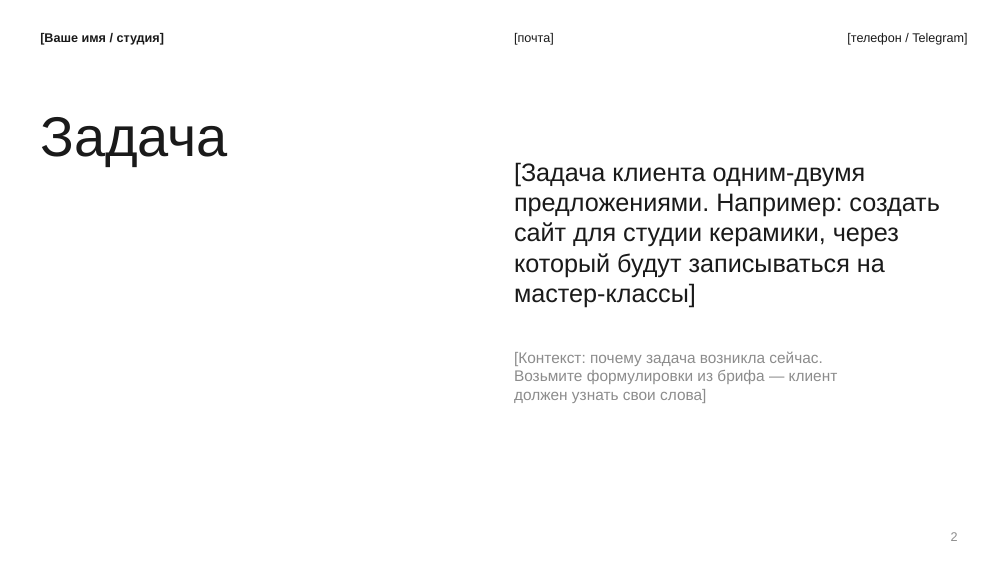
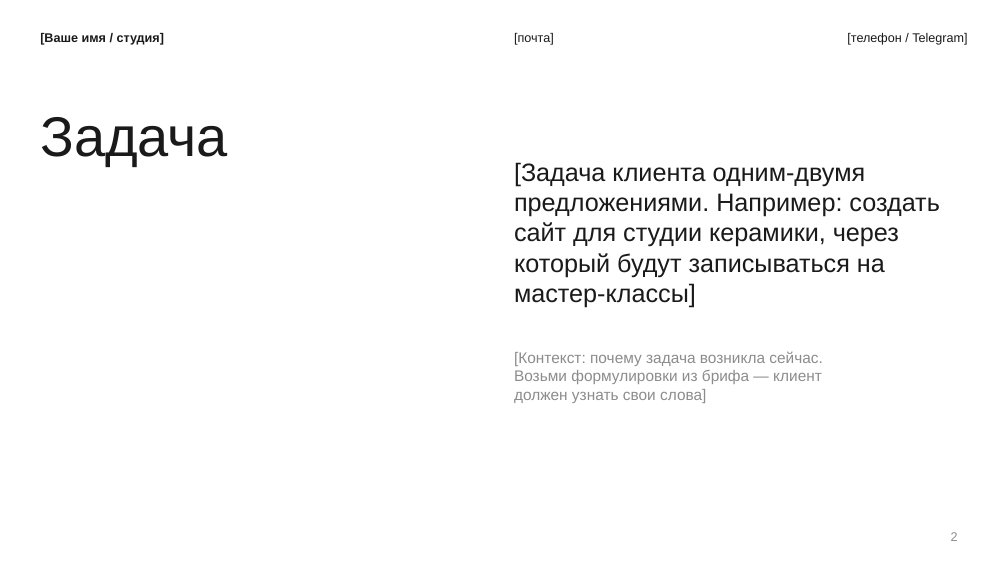
Before and after one commit to perasperadastranew/guides, a slide deck: slide 2 of starter-pack/files/02-kp.pptx. Drawn at 1008x567 pixels with LibreOffice and Linux fonts; fonts in the diff are those of the drawing. Boxes give left, top, right and bottom in pixels: in the first picture for what was removed or moved away, otherwise in the second. Text is boxed around its words. In the diff, an @@ line names an element or a change of style, - is before the commit and + after.

```diff
--- a/starter-pack/files/02-kp.pptx
+++ b/starter-pack/files/02-kp.pptx
@@ text at (x1=514, y1=351, x2=823, y2=403): text changed @@
-[Контекст: почему задача возникла сейчас. Возьмите формулировки из брифа — клиент должен узнать свои слова]
+[Контекст: почему задача возникла сейчас. Возьми формулировки из брифа — клиент должен узнать свои слова]
```
Also in this commit, not shown: 2 other slides changed, 7 other files.
